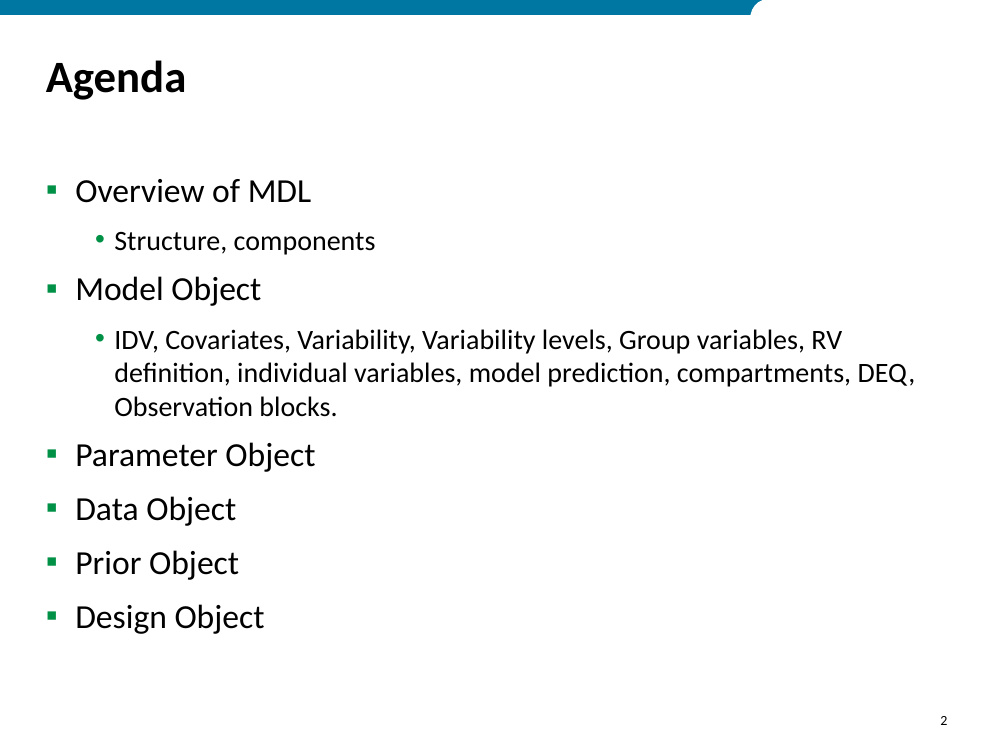
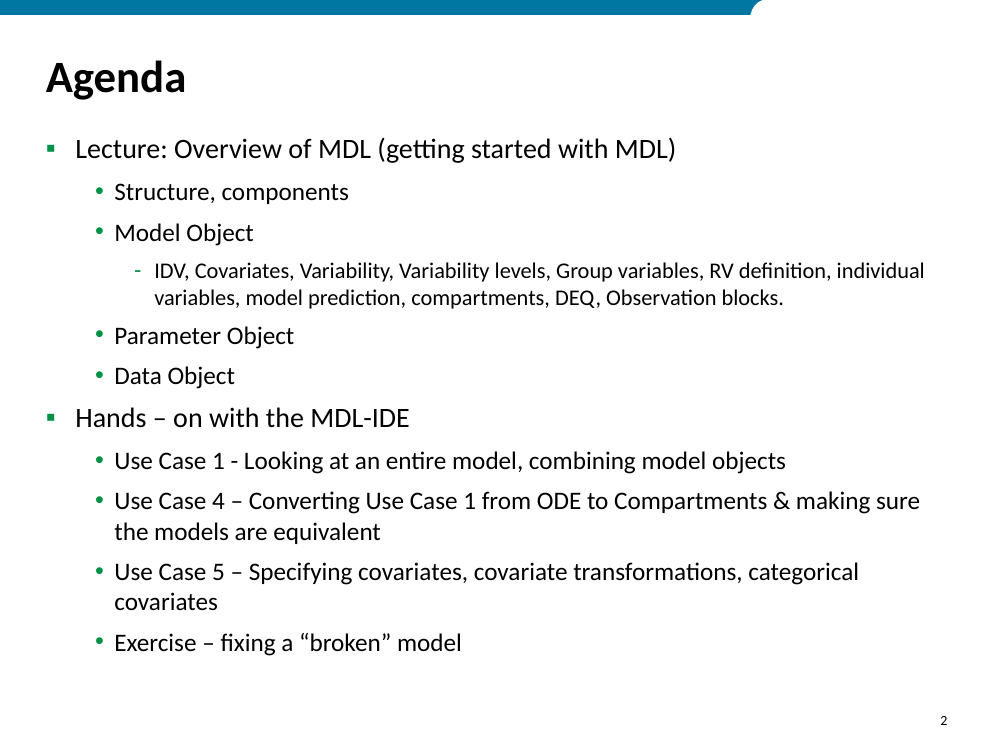
Before and after one commit to ModelDefinitionLanguage/MDLExamples, a slide deck: slide 2 of MDL_Tutorial_2018.pptx. Drawn at 1008x756 pixels with LibreOffice and Linux fonts; fonts in the diff are those of the drawing; background and template pictures are left out. Boxes give left, top, right and bottom in pixels: in the first picture for what was removed or moved away, otherwise in the second. Text is boxed around its words. In the diff, an @@ line names an element or a change of style, - is before the commit and + after.

```diff
--- a/MDL_Tutorial_2018.pptx
+++ b/MDL_Tutorial_2018.pptx
@@ text "Lecture: Overview of MDL (getting ...": place and size @@
-text "Lecture: Overview of MDL (getting ..." at [75,179,916,634]
+text "Lecture: Overview of MDL (getting ..." at [75,137,925,656]
@@ text at [75,137,676,163]: text changed; size 24 to 20 pt @@
-▪ Overview of MDL
+▪ Lecture: Overview of MDL (getting started with MDL)
@@ text at [114,183,925,389]: size 20 to 18 pt in "Structure, components"; size 24 to 18 pt in "Model Object", "Parameter Object", "Data Object"; size 20 to 16 pt in "IDV, Covariates, Variability, Variability levels, Group vari ..."; bullet ▪ to •; list level 1 to 2 in "Model Object"; bullet • to -; list level 2 to 3 in "IDV, Covariates, Variability, Variability levels, ..."; list level 1 to 2 in "Parameter Object"; list level 1 to 2 in "Data Object" @@
@@ text at [75,407,920,656]: text changed; size 24 to 18 pt @@
-▪ Prior Object
-▪ Design Object
+▪ Hands – on with the MDL-IDE
+  • Use Case 1 - Looking at an entire model, combining model objects
+  • Use Case 4 – Converting Use Case 1 from ODE to Compartments & making sure the models are equivalent
+  • Use Case 5 – Specifying covariates, covariate transformations, categorical covariates
+  • Exercise – fixing a “broken” model
```
Also in this commit, not shown: 6 other slides changed, 11 slides added, 21 slides removed, 21 other files.
